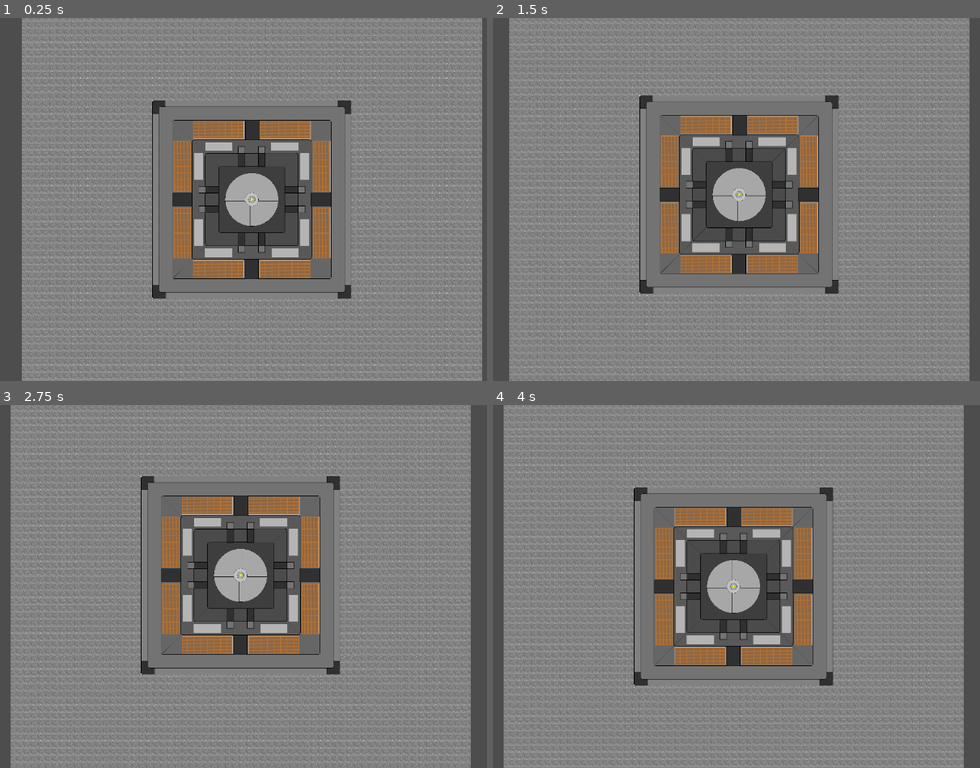
Above: before the commit, frames 1-4 (two rows, left to right).
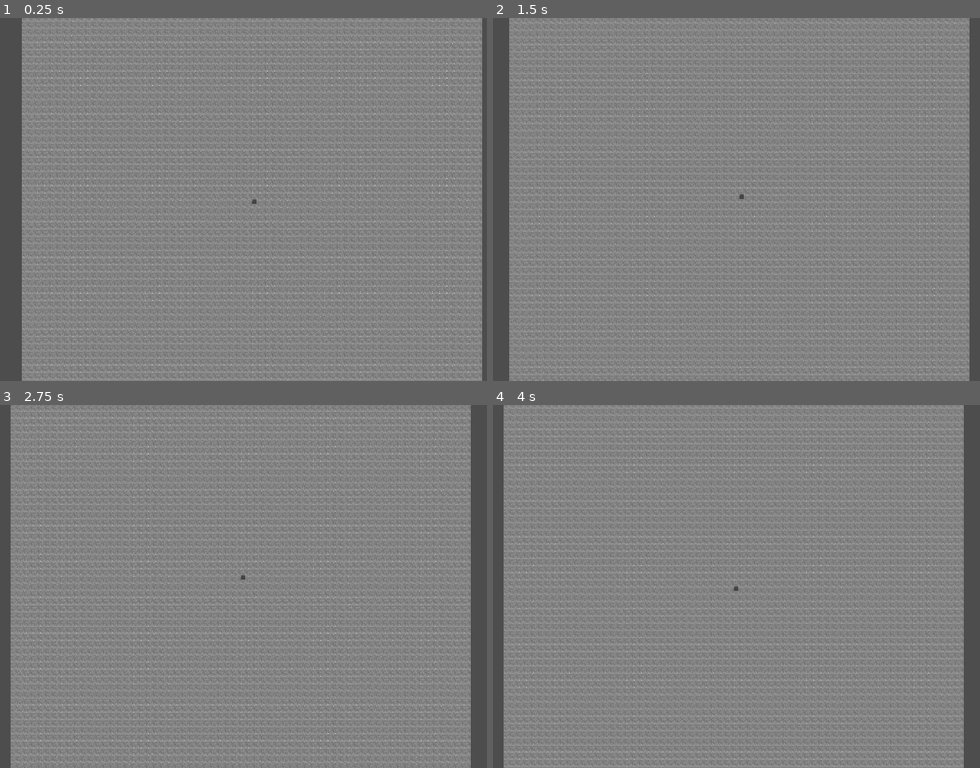
Above: after the commit, the same moments.

Repository: AxisTrotec/Astra
Game: Godot game, scene res://Scenes/World Generation/World Generation.tscn
The game is run twice, just before and just after one commit, with the same random seed, the same clock (stepped at 60 frames per second) and the same inputs.
Inputs (mouse positions are in pixels of both pictures, inside the frame that each line leads up to):
- Up to frame 1 (0.25 s): no input
- Up to frame 2 (1.5 s): tap Enter at 0.5 s; move the mouse to (887, 181) at 0.52 s; hold Right 0.53-1.28 s; click (887, 181) at 0.67 s; move the mouse to (614, 217) at 1.27 s; hold Down from 1.28 s (still down); click (614, 217) at 1.42 s
- Up to frame 3 (2.75 s): tap Space at 2 s; move the mouse to (316, 506) at 2.02 s; release Down at 2.03 s; hold Right from 2.03 s (still down); click (316, 506) at 2.17 s
- Up to frame 4 (4 s): tap Enter at 2.75 s; move the mouse to (712, 659) at 2.77 s; release Right at 2.78 s; hold Up 2.78-3.53 s; click (712, 659) at 2.92 s; tap Space at 3.5 s; move the mouse to (941, 640) at 3.52 s; hold Left from 3.53 s (still down); click (941, 640) at 3.67 s

The runs differ from the first frame. In frame 1, 15% of the frame differs, in the area x 31-73%, y 22-78%; in frame 2, 15%; in frame 3, 15%; in frame 4, 15%.
Error after the commit: Parse Error: Expected indented block after function declaration. (res://global.gd:76)

Commit message:
Added new shit

Diff:
--- /dev/null
+++ b/Menus/OptionMenu/OptionMenu.tscn
@@ -0,0 +1,19 @@
+[gd_scene format=3 uid="uid://dp17ftiggdcuq"]
+
+[node name="OptionMenu" type="Control"]
+layout_mode = 3
+anchors_preset = 0
+
+[node name="PanelContainer" type="PanelContainer" parent="."]
+layout_mode = 0
+offset_right = 40.0
+offset_bottom = 40.0
+
+[node name="Settings" type="Button" parent="PanelContainer"]
+layout_mode = 2
+
+[node name="Main Menu" type="Button" parent="PanelContainer"]
+layout_mode = 2
+
+[node name="Quit" type="Button" parent="PanelContainer"]
+layout_mode = 2
--- a/Menus/WorldGenOptions/WGOptionsMenu.gd
+++ b/Menus/WorldGenOptions/WGOptionsMenu.gd
@@ -1,20 +1,22 @@
 extends Control
 
-@onready var worldsize_option = $Panel/OptionButton
-
-#var worldgen = get_node()
-#preload("res://Scenes/World Generation.tscn")
-#get_node("other_node_with_script).yourfunction() or get_node("other_node_with_script).yourvar
-#var worldgeninstance = worldgen.instantiate()
+@onready var worldtype_option = $Panel/world_type
+@onready var worldsize_option = $Panel/world_size
 
 func _ready():
 	add_item()
 
 func add_item():
+	#World size options
 	worldsize_option.add_item("Small")
 	worldsize_option.add_item("Medium")
 	worldsize_option.add_item("Large")
 
+	#World type options
+	worldtype_option.add_item("Nero")
+	worldtype_option.add_item("Gaia-1-247")
+
+#World Size
 func _on_OptionButton_item_selected(index):
 	var current_selected = index
 
@@ -25,6 +27,16 @@
 	elif current_selected == 2:
 		Global.world_size = "large"
 
+#World Type
+func _on_world_type_item_selected(index):
+	var current_selected = index
+
+	if current_selected == 0:
+		Global.world_type= "Nero"
+	elif current_selected == 1:
+		Global.world_type = "Gaia"
+
 
 func _on_button_pressed():
+	Global.new_game = true
 	get_tree().change_scene_to_file("res://Scenes/World Generation.tscn")
--- a/Menus/WorldGenOptions/WGOptionsMenu.tscn
+++ b/Menus/WorldGenOptions/WGOptionsMenu.tscn
@@ -22,7 +22,12 @@
 offset_right = 163.0
 offset_bottom = 182.5
 
-[node name="OptionButton" type="OptionButton" parent="Panel"]
+[node name="world_type" type="OptionButton" parent="Panel"]
+layout_mode = 0
+offset_right = 14.0
+offset_bottom = 20.0
+
+[node name="world_size" type="OptionButton" parent="Panel"]
 layout_mode = 0
 offset_left = 113.0
 offset_top = 55.5
@@ -37,5 +42,6 @@
 offset_bottom = 324.5
 text = "Create world"
 
-[connection signal="item_selected" from="Panel/OptionButton" to="." method="_on_OptionButton_item_selected"]
+[connection signal="item_selected" from="Panel/world_type" to="." method="_on_world_type_item_selected"]
+[connection signal="item_selected" from="Panel/world_size" to="." method="_on_OptionButton_item_selected"]
 [connection signal="pressed" from="Panel/Button" to="." method="_on_button_pressed"]
--- a/Scenes/Counters/Counter.tscn
+++ /dev/null
@@ -1,3 +0,0 @@
-[gd_scene format=3 uid="uid://rxjjbugt0awk"]
-
-[node name="Counter" type="NinePatchRect"]
--- a/Scenes/World Generation/Node2D.gd
+++ /dev/null
@@ -1,36 +0,0 @@
-extends Spatial
-
-var zoomSpd = 100
-var zoomMargin = .3
-
-var zoomMin = 0.2
-var zoomMax = 1
-
-var zoompos = Vector2()
-var zoomfactor = 1.0
-
-func _process(delta):
-	zoom.x = lerp(zoom.x, zoom.x * zoomfactor, zoomSpd * delta)
-	zoom.y = lerp(zoom.y, zoom.y * zoomfactor, zoomSpd * delta)
-
-	zoom.x = clamp(zoom.x, zoomMin, zoomMax)
-	zoom.y = clamp(zoom.y, zoomMin, zoomMax)
-
-func _input(event):
-	var velocity = Vector2()
-
-	if abs(zoompos.x - get_global_mouse_position().x) > zoomMargin:
-		zoomfactor = 1.0
-	if abs(zoompos.y - get_global_mouse_position().x) > zoomMargin:
-		zoomfactor = 1.0
-
-	if event is InputEventKey:
-		if event.is_pressed():
-			if Input.is_key_pressed(KEY_LEFT):
-				velocity -= transform.basis.x
-			if Input.is_key_pressed(KEY_UP):
-				velocity -= transform.basis.x
-			if Input.is_key_pressed(KEY_RIGHT):
-				velocity += transform.basis.x
-			if Input.is_key_pressed(KEY_DOWN):
-				velocity += transform.basis.x
--- a/Scenes/World Generation/World Generation.tscn
+++ b/Scenes/World Generation/World Generation.tscn
@@ -29,4 +29,12 @@
 script = ExtResource("3_80mny")
 
 [node name="CharacterBody2D" parent="." instance=ExtResource("4_cvp68")]
+visible = false
 position = Vector2(0, -2)
+
+[node name="PanelContainer" type="PanelContainer" parent="."]
+offset_right = 40.0
+offset_bottom = 40.0
+
+[node name="HBoxContainer" type="HBoxContainer" parent="PanelContainer"]
+layout_mode = 2
--- a/global.gd
+++ b/global.gd
@@ -1,13 +1,76 @@
 extends Node
 
+var new_game = false
+
+#World Generation Options
+var world_type
 var world_size
 
+#Facilities
+#Productions
+var provision = []
+var SPP = []
+var LSS = []
 
-# Called when the node enters the scene tree for the first time.
+#Hospitality
+var residences = []
+var medical = []
+
+#Military
+var armoury = []
+var hangar = []
+
+#Development
+var research = []
+
+#Counters
+var energy_max
+var energy_current
+var energy_rate
+
+var food_max
+var food_current
+var food_rate
+
+var oxygen_max
+var oxygen_current
+var oxygen_rate
+
 func _ready():
-	pass # Replace with function body.
-
+	#If new game, add facilities to variables
+	if new_game:
+		provision.append({
+			id = provision.size(),
+			tier = 1
+		})
+		SPP.append({
+			id = SPP.size(),
+			tier = 1
+		})
+		LSS.append({
+			id = LSS.size(),
+			tier = 1
+		})
+		residences.append({
+			id = residences.size(),
+			tier = 1
+		})
+		medical.append({
+			id = medical.size(),
+			tier = 1
+		})
+		armoury.append({
+			id = armoury.size(),
+			tier = 1
+		})
+		hangar.append({
+			id = hangar.size(),
+			tier = 1
+		})
+		research.append({
+			id = research.size(),
+			tier = 1
+		})
 
 # Called every frame. 'delta' is the elapsed time since the previous frame.
 func _process(delta):
-	pass
